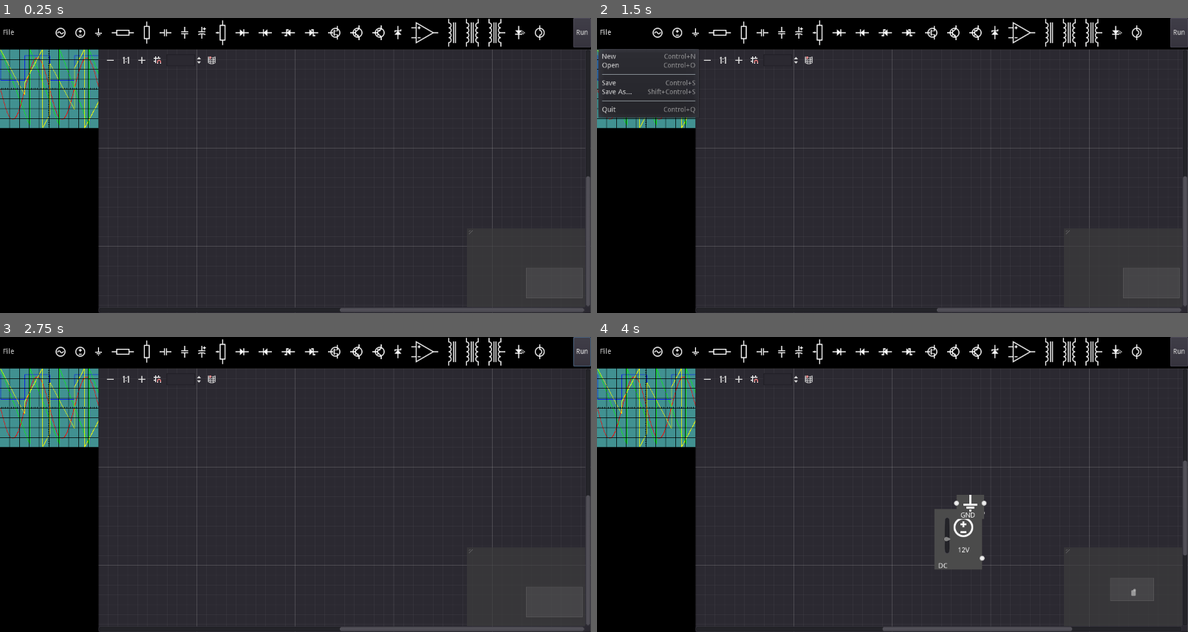
Above: before the commit, frames 1-4 (two rows, left to right).
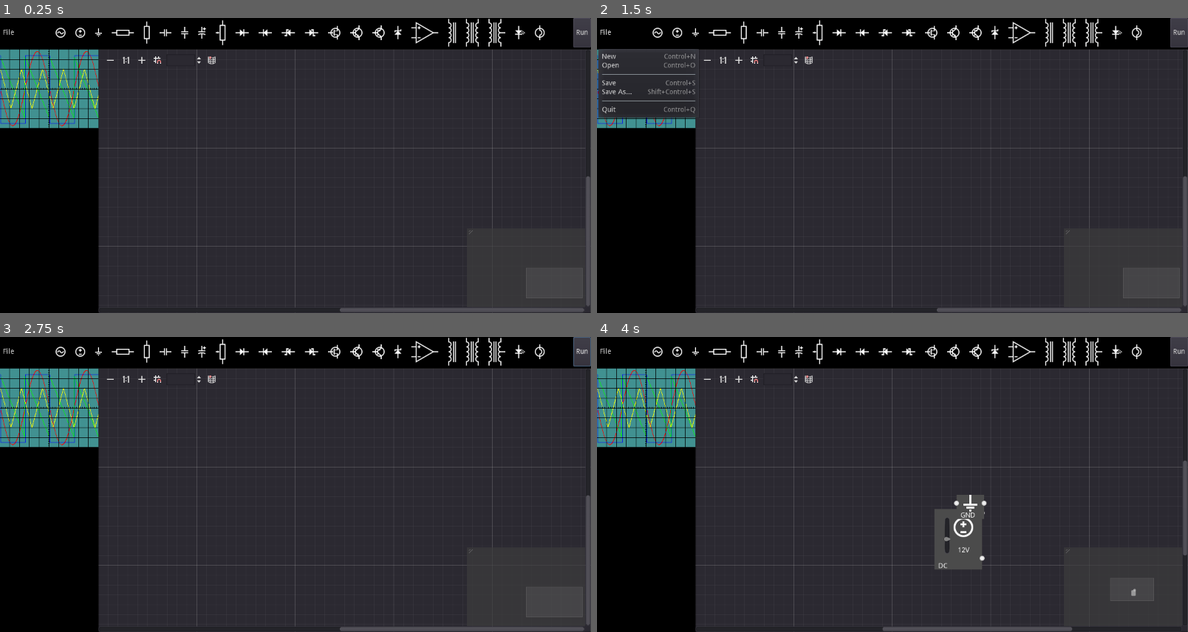
Above: after the commit, the same moments.

Repository: andrew-wilkes/electronics
Game: Godot game, scene res://Main.tscn
Same seed, same stepped clock (60 frames per second), same inputs: the game is played once before the commit and once after it.
Inputs (mouse positions are in pixels of both pictures, inside the frame that each line leads up to):
- Up to frame 1 (0.25 s): no input
- Up to frame 2 (1.5 s): click "Run" at 0.5 s; click "File" at 1.25 s
- Up to frame 3 (2.75 s): click (59, 351) at 2.02 s
- Up to frame 4 (4 s): click (679, 351) at 2.77 s; click (697, 351) at 3.52 s

The runs differ from the first frame. In frame 1, 1.2% of the frame differs, in the area x 0-17%, y 10-38%; in frame 2, 0.1%; in frame 3, 1.2%; in frame 4, 1.2%.

Commit message:
Add test code for scope

Diff:
--- a/src/Oscilloscope.gd
+++ b/src/Oscilloscope.gd
@@ -3,7 +3,7 @@
 func _ready():
 	yield(get_tree(), "idle_frame")
 	rect_min_size.y = round(0.8 * rect_size.x)
-	get_data_texture()
+	test()
 
 
 func _draw():
@@ -36,22 +36,26 @@
 
 
 # Create an RGBA8 image texture of wave data
-func get_data_texture():
+func test():
 	var rgba = PoolByteArray([])
 	var num_samples = int(rect_size.x)
 	for n in num_samples:
-		var a = 128 + 100 * sin(PI * 4 * n / num_samples)
-		var b = (n % 60) * 250.0 / 60.0
-		var c = 100 if a > 128 else 20
-		var d = n % 50
-		d = n * 3 if a > 128 else -n * 3
+		var a = 128 + 120 * sin(PI * 4 * n / num_samples) # sine wave
+		var b = (n * 4) % 200 + 25 # sawtooth
+		var c = 240 if a > 128 else 20 # square wave
+		var d = (n * 6) % 256
+		if d > 128: d = 256 - d
+		d += 64
 		rgba.append(a)
 		rgba.append(b)
 		rgba.append(c)
 		rgba.append(d)
+	show_traces(rgba)
+
+
+func show_traces(rgba):
 	var img = Image.new()
-	img.create_from_data(num_samples, 1, false, Image.FORMAT_RGBA8, rgba)
+	img.create_from_data(rgba.size() / 4, 1, false, Image.FORMAT_RGBA8, rgba)
 	var texture = ImageTexture.new()
 	texture.create_from_image(img, 0)
 	material.set_shader_param("traces", texture)
-	img.save_png("res://temp.png")
Binary file changed: src/temp.png
